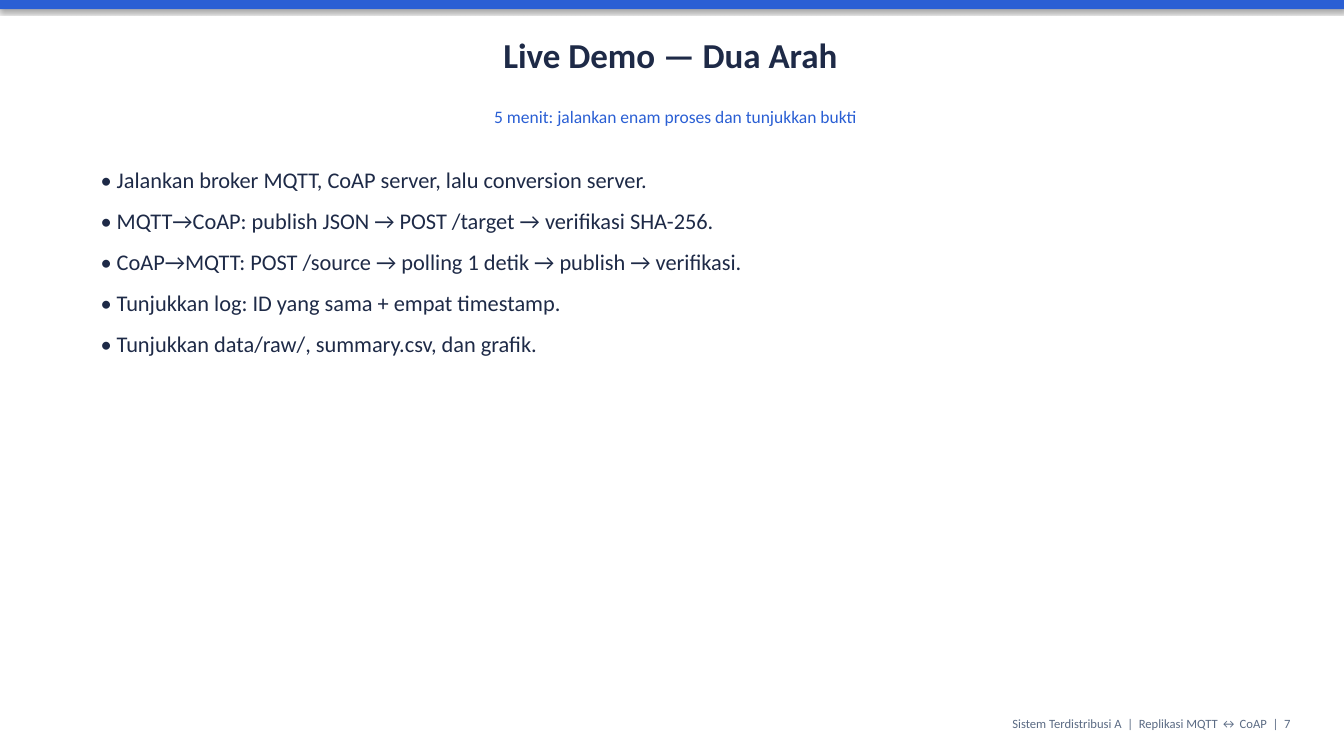
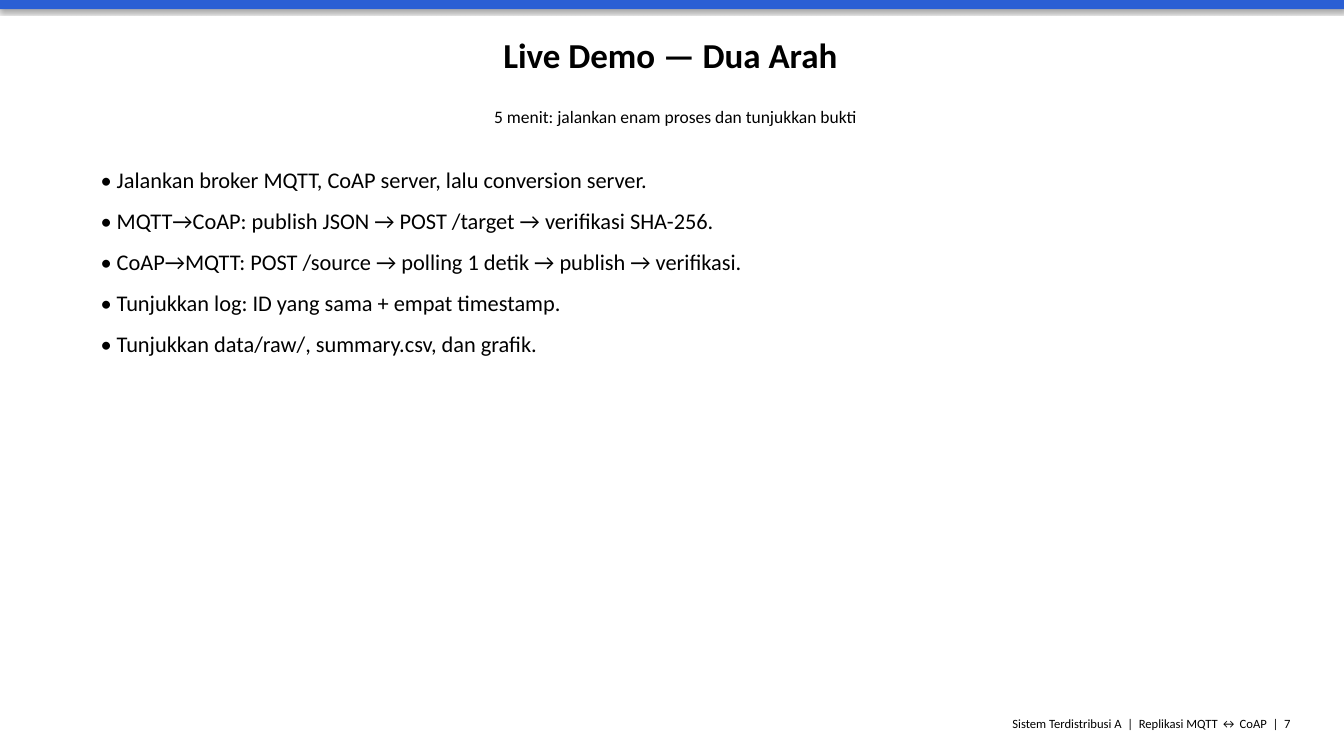
Before and after one commit to bangdhidotcom/sistem-terdistribusi-mqtt-coap, a slide deck: slide 7 of slide/Slide_Presentasi.pptx. Drawn at 1344x756 pixels with LibreOffice and Linux fonts; fonts in the diff are those of the drawing. Boxes give left, top, right and bottom in pixels: in the first picture for what was removed or moved away, otherwise in the second. Text is boxed around its words. In the diff, an @@ line names an element or a change of style, - is before the commit and + after.

Commit message:
Laporan A4 TNR12 hitam: 7 shape editabel, grafik relevan, tabel kelompok, 10 halaman

```diff
--- a/slide/Slide_Presentasi.pptx
+++ b/slide/Slide_Presentasi.pptx
@@ text "Live Demo — Dua Arah" at box(503, 43, 838, 69): text colour #1E2A47 to #000000 @@
@@ text "5 menit: jalankan enam proses ..." at box(494, 111, 856, 126): text colour #2A5FD4 to #000000 @@
@@ text "• Jalankan broker MQTT, CoAP ..." at box(117, 172, 742, 356): text colour #1E2A47 to #000000 @@
@@ text "Sistem Terdistribusi A | Replikasi ..." at box(1012, 719, 1290, 730): text colour #5B6B84 to #000000 @@
```
Also in this commit, not shown: 11 other slides changed, 23 other files.
